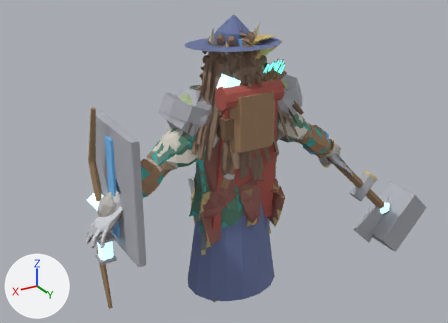
Before and after pictures for a commit that changed the Blender file art/creator/humanoid_heavy/humanoid_heavy_masculine.blend.
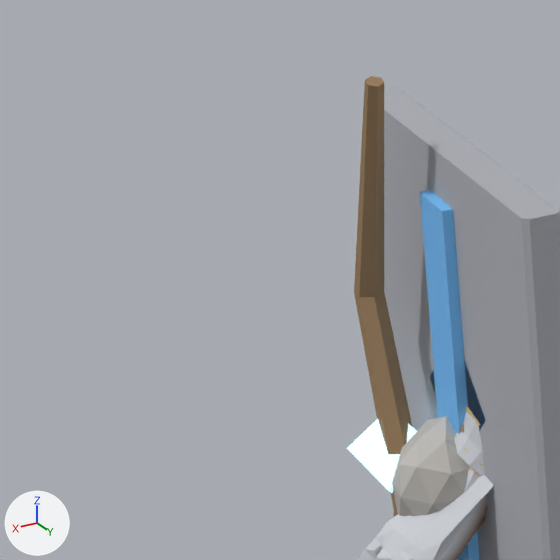
The first picture shows the older version from a 50 mm camera at (2.18, 3.53, 2.89) aimed at (-0.06, -0.22, 1.02). The close-ups show the older and then the newer version on the part from 0% to 31% of the width and 27% to 70% of the height of that picture. Only the edits that show in the close-ups are written down. The lights are fixed; the arrows at lower left show +X, +Y and +Z. Both versions are drawn at full value of the shape key 'hair_length+' of 'part.hair.long'; the numbers are the values there.

The scene before the commit, as lines of its bpy script (objects in view):
```python
me_part_arms_gauntlets = bpy.data.meshes.new('part.arms.gauntlets')
me_part_arms_gauntlets.from_pydata(...)  # 736 vertices, 1120 faces; spans x -1.13..1.13, y -0.13..0.14, z 0.76..1.12
# faces by material slot: [337, 783]
me_part_arms_gauntlets.materials.append(mat_cloth)
me_part_arms_gauntlets.materials.append(mat_metal)
me_part_arms_stone_fists = bpy.data.meshes.new('part.arms.stone_fists')
me_part_arms_stone_fists.from_pydata(...)  # 480 vertices, 160 faces; spans x -1.02..1.02, y -0.12..0.07, z 0.87..1.09
me_part_arms_stone_fists.materials.append(mat_cloth)
me_part_offhand_orb = bpy.data.meshes.new('part.offhand.orb')
me_part_offhand_orb.from_pydata(...)  # 8 vertices, 6 faces; spans x 0.9..1.063, y -0.186..-0.045, z 0.909..1.083
me_part_offhand_orb.materials.append(mat_emissive)
ob_part_arms_gauntlets = bpy.data.objects.new('part.arms.gauntlets', me_part_arms_gauntlets)
ob_part_arms_gauntlets.location = (0.0, 0.0, 0.0)
ob_part_arms_stone_fists = bpy.data.objects.new('part.arms.stone_fists', me_part_arms_stone_fists)
ob_part_arms_stone_fists.location = (0.0, 0.0, 0.0)
ob_part_offhand_orb = bpy.data.objects.new('part.offhand.orb', me_part_offhand_orb)
ob_part_offhand_orb.location = (0.0, 0.0, 0.0)
# also in view: 'part.offhand.bow' at (0.98, -0.11, 0.92); 'part.offhand.tower_shield' at (0.88, -0.02, 1.11)
```
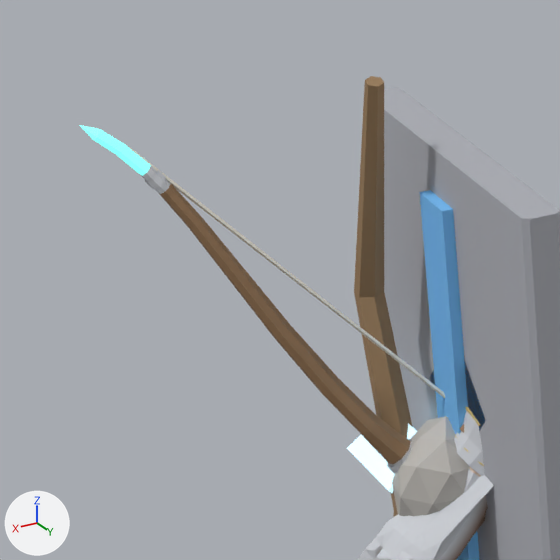
The edits, one by one:
Mesh me_part_offhand_ranger_bow is new.
It has 455 vertices, 242 faces and spans x 0.316..1.409, y -0.183..0.16, z 0.43..1.636.
Faces by material slot: [126, 64, 52].
It uses material mat_cloth.
It uses material mat_metal.
It uses material mat_emissive.
Object 'part.offhand.ranger_bow' (ob_part_offhand_ranger_bow) is new; it shows me_part_offhand_ranger_bow.
Its location is (0.0, 0.0, 0.0).

Where the change shows, as pixel boxes [x1, y1, x2, y2] in the close-ups (560 x 560 px):
'part.offhand.ranger_bow', added: after [79, 125, 445, 473]
    faces in mat_cloth: [130, 148, 445, 464]
    faces in mat_emissive: [79, 125, 151, 176]
    faces in mat_metal: [141, 166, 414, 473]
